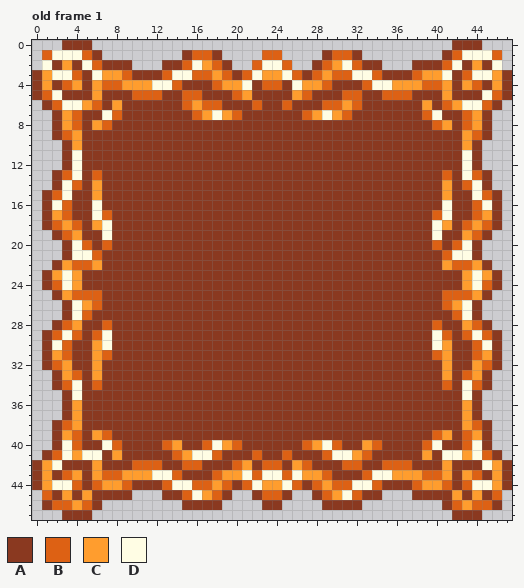
Pixel-art file, stored at GraphicAsset/Sprites/FPS_GUI/Button_Special_Big.aseprite. That is the earlier state.
48x48 pixels, 1 frame. Shown: old frame 1. The commit also changed other frames, which this record leaves out.
Palette (. is transparent): A #8a3920  B #dd6114  C #ff9d2e  D #fffde4
Pixels before, old frame 1, first column x 0:
 0 ...AAA....................................AAA...
 1 .BDDDBA........ABBA....BB....ABBA........ABDDDB.
 2 .DACADBAAA...AABDCBA..BDDB..ABCDBAA...AAABDACAD.
 3 ACDDBADCCBAAABDDBBCBABDCCDBABCBBDDBAAABCCDABDDCA
 4 ACABCACBBCCCDDBAAABCCDABBADCCBAAABDDCCCBBCACBACA
 5 ABDAAACAAABBBAABBAAABCAAAACBAAABBAABBBAAACAAADBA
 6 .ABDDCBACAAAAAABCBBAAABAABAAABBCBAAAAAACABCDDBA.
 7 ..ACBAADBAAAAAAABCDCBAAAAAABCDCBAAAAAAABDAABCA..
 8 ..ACBACBAAAAAAAAAAAAAAAAAAAAAAAAAAAAAAAABCABCA..
 9 ..ABCAAAAAAAAAAAAAAAAAAAAAAAAAAAAAAAAAAAAAACBA..
10 ...ACAAAAAAAAAAAAAAAAAAAAAAAAAAAAAAAAAAAAAACA...
11 ...ADAAAAAAAAAAAAAAAAAAAAAAAAAAAAAAAAAAAAAADA...
12 ...ADAAAAAAAAAAAAAAAAAAAAAAAAAAAAAAAAAAAAAADA...
13 ..ABDABAAAAAAAAAAAAAAAAAAAAAAAAAAAAAAAAAABADBA..
14 ..ADBACAAAAAAAAAAAAAAAAAAAAAAAAAAAAAAAAAACABDA..
15 .ABDAACAAAAAAAAAAAAAAAAAAAAAAAAAAAAAAAAAACAADBA.
16 .ADBAADAAAAAAAAAAAAAAAAAAAAAAAAAAAAAAAAAADAABDA.
17 .ACBAADBAAAAAAAAAAAAAAAAAAAAAAAAAAAAAAAABDAABCA.
18 .ABCBACDAAAAAAAAAAAAAAAAAAAAAAAAAAAAAAAADCABCBA.
19 ..ABCAADAAAAAAAAAAAAAAAAAAAAAAAAAAAAAAAADAACBA..
20 ...ADBABAAAAAAAAAAAAAAAAAAAAAAAAAAAAAAAABABDA...
21 ...ADDBAAAAAAAAAAAAAAAAAAAAAAAAAAAAAAAAAABDDA...
22 ..ACBBCAAAAAAAAAAAAAAAAAAAAAAAAAAAAAAAAAACBBCA..
23 .ACDCAAAAAAAAAAAAAAAAAAAAAAAAAAAAAAAAAAAAAACDCA.
24 .ABDCAAAAAAAAAAAAAAAAAAAAAAAAAAAAAAAAAAAAAACDBA.
25 ..ACBBBAAAAAAAAAAAAAAAAAAAAAAAAAAAAAAAAAABBBCA..
26 ...ADCBAAAAAAAAAAAAAAAAAAAAAAAAAAAAAAAAAABCDA...
27 ...ADBAAAAAAAAAAAAAAAAAAAAAAAAAAAAAAAAAAAABDA...
28 ..ABCAABAAAAAAAAAAAAAAAAAAAAAAAAAAAAAAAABAACBA..
29 .ABDBABDAAAAAAAAAAAAAAAAAAAAAAAAAAAAAAAADBABDBA.
30 .ADBAACDAAAAAAAAAAAAAAAAAAAAAAAAAAAAAAAADCAABDA.
31 .ACBAACBAAAAAAAAAAAAAAAAAAAAAAAAAAAAAAAABCAABCA.
32 .ABCAACAAAAAAAAAAAAAAAAAAAAAAAAAAAAAAAAAACAACBA.
33 ..ACBACAAAAAAAAAAAAAAAAAAAAAAAAAAAAAAAAAACABCA..
34 ..ABDABAAAAAAAAAAAAAAAAAAAAAAAAAAAAAAAAAABADBA..
35 ...ADAAAAAAAAAAAAAAAAAAAAAAAAAAAAAAAAAAAAAADA...
36 ...ACAAAAAAAAAAAAAAAAAAAAAAAAAAAAAAAAAAAAAACA...
37 ...ACAAAAAAAAAAAAAAAAAAAAAAAAAAAAAAAAAAAAAACA...
38 ..ABCAAAAAAAAAAAAAAAAAAAAAAAAAAAAAAAAAAAAAACBA..
39 ..ACBACBAAAAAAAAAAAAAAAAAAAAAAAAAAAAAAAABCABCA..
40 ..ADBAADBAAAABCAABDCBAAAAAABCDBAACBAAAABDAABDA..
41 .ABDCDDACAAAAABCDDBAAABAABAAABDDCBAAAAACADDCDBA.
42 ACDAAACAAABBBAABBAAABCABBACBAAABBAABBBAAACAAADCA
43 ACABCACBBCCCDDBAAABCCDBDDBDCCBAAABDDCCCBBCACBACA
44 ACDDBABCCBAAABDDBBCBABDCCDBABCBBDDBAAABCCBABDDCA
45 .BACACAAAA...AABDCBA..ABBA..ABCDBAA...AAAACACAB.
46 .ABBCBA........AAAA....AA....AAAA........ABCBBA.
47 ...AAA....................................AAA...
Now the later version:
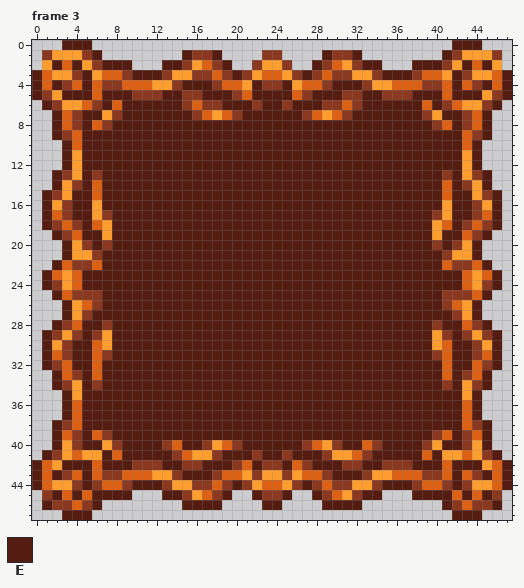
Colours new in this view: E #551c12
A new or re-ordered frame is compared with the old frame closest to it.
Change:
frames 1 -> 3
Changed rows in their new state; - is an unchanged pixel.
Frame 3 is new; against old frame 1:
first column x 0:
 0 ---EEE------------------------------------EEE---
 1 -ACCCAE--------EAAE----AA----EAAE--------EACCCA-
 2 -CEBECAEEE---EEACBAE--ACCA--EABCAEE---EEEACEBEC-
 3 EBCCAECBBAEEEACCAABAEACBBCAEABAACCAEEEABBCEACCBE
 4 EBEABEBAABBBCCAEEEABBCEAAECBBAEEEACCBBBAABEBAEBE
 5 EACEEEBEEEAAAEEAAEEEABEEEEBAEEEAAEEAAAEEEBEEECAE
 6 -EACCBAEBEEEEEEABAAEEEAEEAEEEAABAEEEEEEBEABCCAE-
 7 --EBAEECAEEEEEEEABCBAEEEEEEABCBAEEEEEEEACEEABE--
 8 --EBAEBAEEEEEEEEEEEEEEEEEEEEEEEEEEEEEEEEABEABE--
 9 --EABEEEEEEEEEEEEEEEEEEEEEEEEEEEEEEEEEEEEEEBAE--
10 ---EBEEEEEEEEEEEEEEEEEEEEEEEEEEEEEEEEEEEEEEBE---
11 ---ECEEEEEEEEEEEEEEEEEEEEEEEEEEEEEEEEEEEEEECE---
12 ---ECEEEEEEEEEEEEEEEEEEEEEEEEEEEEEEEEEEEEEECE---
13 --EACEAEEEEEEEEEEEEEEEEEEEEEEEEEEEEEEEEEEAECAE--
14 --ECAEBEEEEEEEEEEEEEEEEEEEEEEEEEEEEEEEEEEBEACE--
15 -EACEEBEEEEEEEEEEEEEEEEEEEEEEEEEEEEEEEEEEBEECAE-
16 -ECAEECEEEEEEEEEEEEEEEEEEEEEEEEEEEEEEEEEECEEACE-
17 -EBAEECAEEEEEEEEEEEEEEEEEEEEEEEEEEEEEEEEACEEABE-
18 -EABAEBCEEEEEEEEEEEEEEEEEEEEEEEEEEEEEEEECBEABAE-
19 --EABEECEEEEEEEEEEEEEEEEEEEEEEEEEEEEEEEECEEBAE--
20 ---ECAEAEEEEEEEEEEEEEEEEEEEEEEEEEEEEEEEEAEACE---
21 ---ECCAEEEEEEEEEEEEEEEEEEEEEEEEEEEEEEEEEEACCE---
22 --EBAABEEEEEEEEEEEEEEEEEEEEEEEEEEEEEEEEEEBAABE--
23 -EBCBEEEEEEEEEEEEEEEEEEEEEEEEEEEEEEEEEEEEEEBCBE-
24 -EACBEEEEEEEEEEEEEEEEEEEEEEEEEEEEEEEEEEEEEEBCAE-
25 --EBAAAEEEEEEEEEEEEEEEEEEEEEEEEEEEEEEEEEEAAABE--
26 ---ECBAEEEEEEEEEEEEEEEEEEEEEEEEEEEEEEEEEEABCE---
27 ---ECAEEEEEEEEEEEEEEEEEEEEEEEEEEEEEEEEEEEEACE---
28 --EABEEAEEEEEEEEEEEEEEEEEEEEEEEEEEEEEEEEAEEBAE--
29 -EACAEACEEEEEEEEEEEEEEEEEEEEEEEEEEEEEEEECAEACAE-
30 -ECAEEBCEEEEEEEEEEEEEEEEEEEEEEEEEEEEEEEECBEEACE-
31 -EBAEEBAEEEEEEEEEEEEEEEEEEEEEEEEEEEEEEEEABEEABE-
32 -EABEEBEEEEEEEEEEEEEEEEEEEEEEEEEEEEEEEEEEBEEBAE-
33 --EBAEBEEEEEEEEEEEEEEEEEEEEEEEEEEEEEEEEEEBEABE--
34 --EACEAEEEEEEEEEEEEEEEEEEEEEEEEEEEEEEEEEEAECAE--
35 ---ECEEEEEEEEEEEEEEEEEEEEEEEEEEEEEEEEEEEEEECE---
36 ---EBEEEEEEEEEEEEEEEEEEEEEEEEEEEEEEEEEEEEEEBE---
37 ---EBEEEEEEEEEEEEEEEEEEEEEEEEEEEEEEEEEEEEEEBE---
38 --EABEEEEEEEEEEEEEEEEEEEEEEEEEEEEEEEEEEEEEEBAE--
39 --EBAEBAEEEEEEEEEEEEEEEEEEEEEEEEEEEEEEEEABEABE--
40 --ECAEECAEEEEABEEACBAEEEEEEABCAEEBAEEEEACEEACE--
41 -EACBCCEBEEEEEABCCAEEEAEEAEEEACCBAEEEEEBECCBCAE-
42 EBCEEEBEEEAAAEEAAEEEABEAAEBAEEEAAEEAAAEEEBEEECBE
43 EBEABEBAABBBCCAEEEABBCACCACBBAEEEACCBBBAABEBAEBE
44 EBCCAEABBAEEEACCAABAEACBBCAEABAACCAEEEABBAEACCBE
45 -AEBEBEEEE---EEACBAE--EAAE--EABCAEE---EEEEBEBEA-
46 -EAABAE--------EEEE----EE----EEEE--------EABAAE-
47 ---EEE------------------------------------EEE---
Changed places in both pictures, as pixel boxes (x1, y1, x2, y2):
changed: (32, 40, 512, 520)
